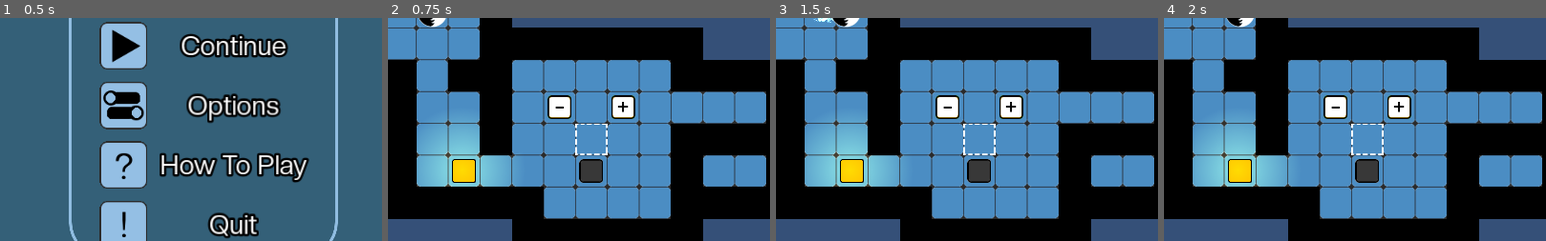
Above: before the commit, frames 1-4 (left to right).
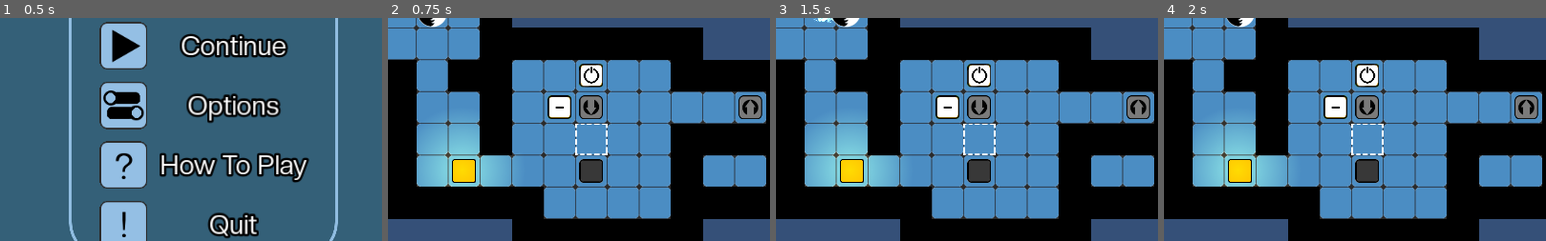
Above: after the commit, the same moments.

Repository: YannBurrett/Toucanoban_Repo
Game: Godot game, scene res://UI/MainScreen.tscn
Two runs of this game, one before a commit and one after it. Both use one fixed random seed, a clock stepped at 60 frames per second and the inputs below.
Inputs (mouse positions are % of the whole screen's width and height, from its top left):
- Up to frame 1 (0.5 s): no input
- Up to frame 2 (0.75 s): click (40, 30) at 0.5 s
- Up to frame 3 (1.5 s): tap Enter at 1.25 s; hold D (Right) from 1.28 s (still down)
- Up to frame 4 (2 s): keep holding D (Right)
The pictures show only the part of the screen within x 23-73%, y 37-87%; the shares and areas given below are measured in that part.

Frame 1 is identical in both runs. In frame 2, 2.6% of the frame differs, in the area x 50-98%, y 20-46%; in frame 3, 2.6%; in frame 4, 2.6%.

Commit message:
Transporters and Receivers

Diff:
--- a/Interacatbles/InversePressurePlate.gd
+++ b/Interacatbles/InversePressurePlate.gd
@@ -1,4 +1,6 @@
 extends "res://Interacatbles/PressurePlate.gd"
+tool
+
 
 func _ready():
 	get_tree().call_group(plate_group, "switch_changed", true)
--- /dev/null
+++ b/Interacatbles/Receiver.gd
@@ -0,0 +1,40 @@
+extends Area2D
+
+tool
+
+var on_sprite = preload("res://Sprites/Recierver_on.png")
+var off_sprite = preload("res://Sprites/Recierver_off.png")
+
+export (String) var plate_group = "" setget label
+
+var clear = true
+
+func _ready():
+	if not Engine.is_editor_hint():
+		add_to_group(plate_group)
+		$Label.hide()
+
+func label(group):
+	plate_group = group
+	$Label.text = group
+
+
+func switch_changed(power):
+	if power:
+		$Sprite.texture = on_sprite
+	else:
+		$Sprite.texture = off_sprite
+
+
+func payload_ready():
+	if clear:
+		get_tree().call_group(plate_group, "send_payload", global_position)
+		clear = false
+
+
+func _on_Receiver_area_entered(_area):
+	clear = false
+
+
+func _on_Receiver_area_exited(_area):
+	clear = true
--- /dev/null
+++ b/Interacatbles/Receiver.tscn
@@ -0,0 +1,14 @@
+[gd_scene load_steps=4 format=2]
+
+[ext_resource path="res://Interacatbles/Transporter.tscn" type="PackedScene" id=1]
+[ext_resource path="res://Sprites/Recierver_off.png" type="Texture" id=2]
+[ext_resource path="res://Interacatbles/Receiver.gd" type="Script" id=4]
+
+[node name="Receiver" instance=ExtResource( 1 )]
+script = ExtResource( 4 )
+
+[node name="Sprite" parent="." index="0"]
+texture = ExtResource( 2 )
+
+[connection signal="area_entered" from="." to="." method="_on_Receiver_area_entered"]
+[connection signal="area_exited" from="." to="." method="_on_Receiver_area_exited"]
--- /dev/null
+++ b/Interacatbles/Switch.gd
@@ -0,0 +1,7 @@
+extends "res://Interacatbles/PressurePlate.gd"
+tool
+
+
+func _on_PressurePlate_area_entered(area):
+	._on_PressurePlate_area_entered(area)
+	$AudioStreamPlayer.play()
--- /dev/null
+++ b/Interacatbles/Switch.tscn
@@ -0,0 +1,16 @@
+[gd_scene load_steps=5 format=2]
+
+[ext_resource path="res://Interacatbles/PressurePlate.tscn" type="PackedScene" id=1]
+[ext_resource path="res://Sprites/Switch.png" type="Texture" id=2]
+[ext_resource path="res://Interacatbles/Switch.gd" type="Script" id=3]
+[ext_resource path="res://SFX/Click.wav" type="AudioStream" id=4]
+
+[node name="Switch" instance=ExtResource( 1 )]
+script = ExtResource( 3 )
+
+[node name="Sprite" parent="." index="0"]
+texture = ExtResource( 2 )
+
+[node name="AudioStreamPlayer" type="AudioStreamPlayer" parent="." index="3"]
+stream = ExtResource( 4 )
+bus = "SFX"
--- /dev/null
+++ b/Interacatbles/Transporter.gd
@@ -0,0 +1,41 @@
+extends Area2D
+tool
+
+var on_sprite = preload("res://Sprites/Tansporter_on.png")
+var off_sprite = preload("res://Sprites/Tansporter_off.png")
+
+export (String) var plate_group = "" setget label
+
+var payload = null
+
+func _ready():
+	if not Engine.is_editor_hint():
+		add_to_group(plate_group)
+		$Label.hide()
+
+func label(group):
+	plate_group = group
+	$Label.text = group
+
+
+func switch_changed(power):
+	if power:
+		$Sprite.texture = on_sprite
+		if payload:
+			get_tree().call_group(plate_group, "payload_ready")
+	else:
+		$Sprite.texture = off_sprite
+
+
+func _on_Transporter_area_entered(crate):
+	payload = crate
+
+
+func _on_Transporter_area_exited(area):
+	payload = null
+
+
+func send_payload(target:Vector2):
+	payload.global_position = target
+	$AudioStreamPlayer.play()
+	payload = null
--- /dev/null
+++ b/Interacatbles/Transporter.tscn
@@ -0,0 +1,45 @@
+[gd_scene load_steps=7 format=2]
+
+[ext_resource path="res://Sprites/Tansporter_off.png" type="Texture" id=1]
+[ext_resource path="res://Interacatbles/Transporter.gd" type="Script" id=2]
+[ext_resource path="res://Font/CreatoDisplay-Regular.otf" type="DynamicFontData" id=3]
+[ext_resource path="res://SFX/Woosh.wav" type="AudioStream" id=4]
+
+[sub_resource type="RectangleShape2D" id=1]
+extents = Vector2( 24, 24 )
+
+[sub_resource type="DynamicFont" id=2]
+size = 24
+outline_size = 1
+outline_color = Color( 0, 0, 0, 1 )
+use_mipmaps = true
+use_filter = true
+font_data = ExtResource( 3 )
+
+[node name="Transporter" type="Area2D"]
+collision_layer = 0
+collision_mask = 5
+script = ExtResource( 2 )
+
+[node name="Sprite" type="Sprite" parent="."]
+texture = ExtResource( 1 )
+
+[node name="CollisionShape2D" type="CollisionShape2D" parent="."]
+shape = SubResource( 1 )
+
+[node name="Label" type="Label" parent="."]
+margin_left = 32.0
+margin_top = -32.0
+margin_right = 72.0
+margin_bottom = -18.0
+custom_fonts/font = SubResource( 2 )
+__meta__ = {
+"_edit_use_anchors_": false
+}
+
+[node name="AudioStreamPlayer" type="AudioStreamPlayer" parent="."]
+stream = ExtResource( 4 )
+bus = "SFX"
+
+[connection signal="area_entered" from="." to="." method="_on_Transporter_area_entered"]
+[connection signal="area_exited" from="." to="." method="_on_Transporter_area_exited"]
--- a/Levels/Level01.tscn
+++ b/Levels/Level01.tscn
@@ -1,10 +1,12 @@
-[gd_scene load_steps=6 format=2]
+[gd_scene load_steps=8 format=2]
 
 [ext_resource path="res://Templates/LevelTemplate.tscn" type="PackedScene" id=1]
 [ext_resource path="res://Crates/Obstacle.tscn" type="PackedScene" id=2]
 [ext_resource path="res://Interacatbles/FakeWall.tscn" type="PackedScene" id=3]
 [ext_resource path="res://Interacatbles/PressurePlate.tscn" type="PackedScene" id=4]
-[ext_resource path="res://Interacatbles/InversePressurePlate.tscn" type="PackedScene" id=5]
+[ext_resource path="res://Interacatbles/Switch.tscn" type="PackedScene" id=6]
+[ext_resource path="res://Interacatbles/Transporter.tscn" type="PackedScene" id=7]
+[ext_resource path="res://Interacatbles/Receiver.tscn" type="PackedScene" id=8]
 
 [node name="Level01" instance=ExtResource( 1 )]
 
@@ -19,13 +21,17 @@
 position = Vector2( 480, 352 )
 plate_group = "wall"
 
-[node name="FakeWall2" parent="Interactables" index="2" instance=ExtResource( 3 )]
-position = Vector2( 736, 352 )
-plate_group = "wall2"
+[node name="Switch" parent="Interactables" index="2" instance=ExtResource( 6 )]
+position = Vector2( 544, 288 )
+plate_group = "transporter"
 
-[node name="InversePressurePlate" parent="Interactables" index="3" instance=ExtResource( 5 )]
-position = Vector2( 608, 352 )
-plate_group = "wall2"
+[node name="Transporter" parent="Interactables" index="3" instance=ExtResource( 7 )]
+position = Vector2( 864, 352 )
+plate_group = "transporter"
+
+[node name="Receiver" parent="Interactables" index="4" instance=ExtResource( 8 )]
+position = Vector2( 544, 352 )
+plate_group = "transporter"
 
 [node name="Goal" parent="Goals" index="0"]
 position = Vector2( 544, 416 )
Not shown, added: SFX/Click.wav.import
Not shown, added: SFX/Woosh.wav.import
Binary file added: Sprites/Recierver_off.png
Not shown, added: Sprites/Recierver_off.png.import
Binary file added: Sprites/Recierver_on.png
Not shown, added: Sprites/Recierver_on.png.import
Binary file added: Sprites/Switch.png
Not shown, added: Sprites/Switch.png.import
Binary file added: Sprites/Tansporter_off.png
Not shown, added: Sprites/Tansporter_off.png.import
Binary file added: Sprites/Tansporter_on.png
Not shown, added: Sprites/Tansporter_on.png.import
(and 2 more such lines)
